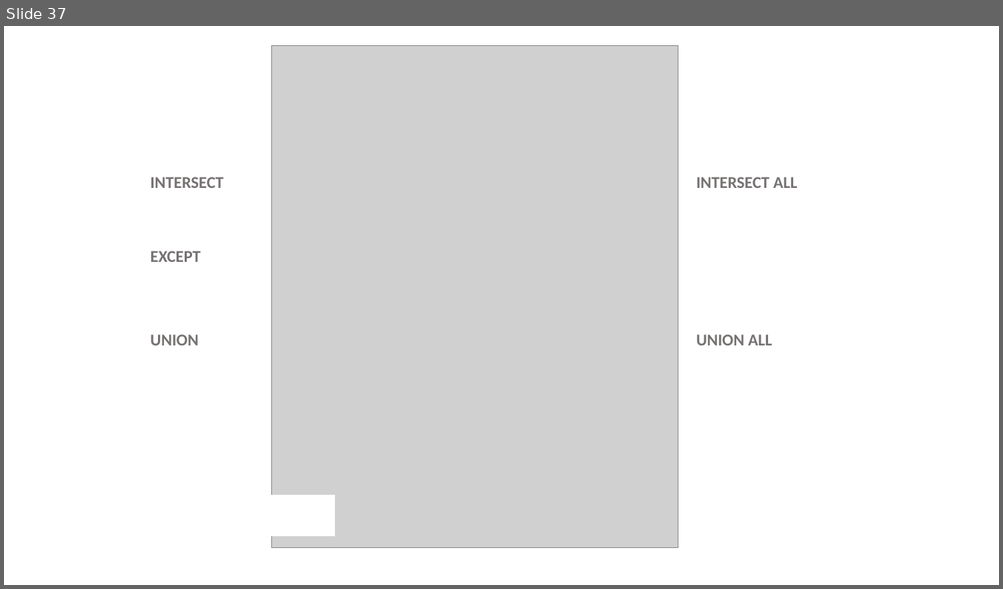
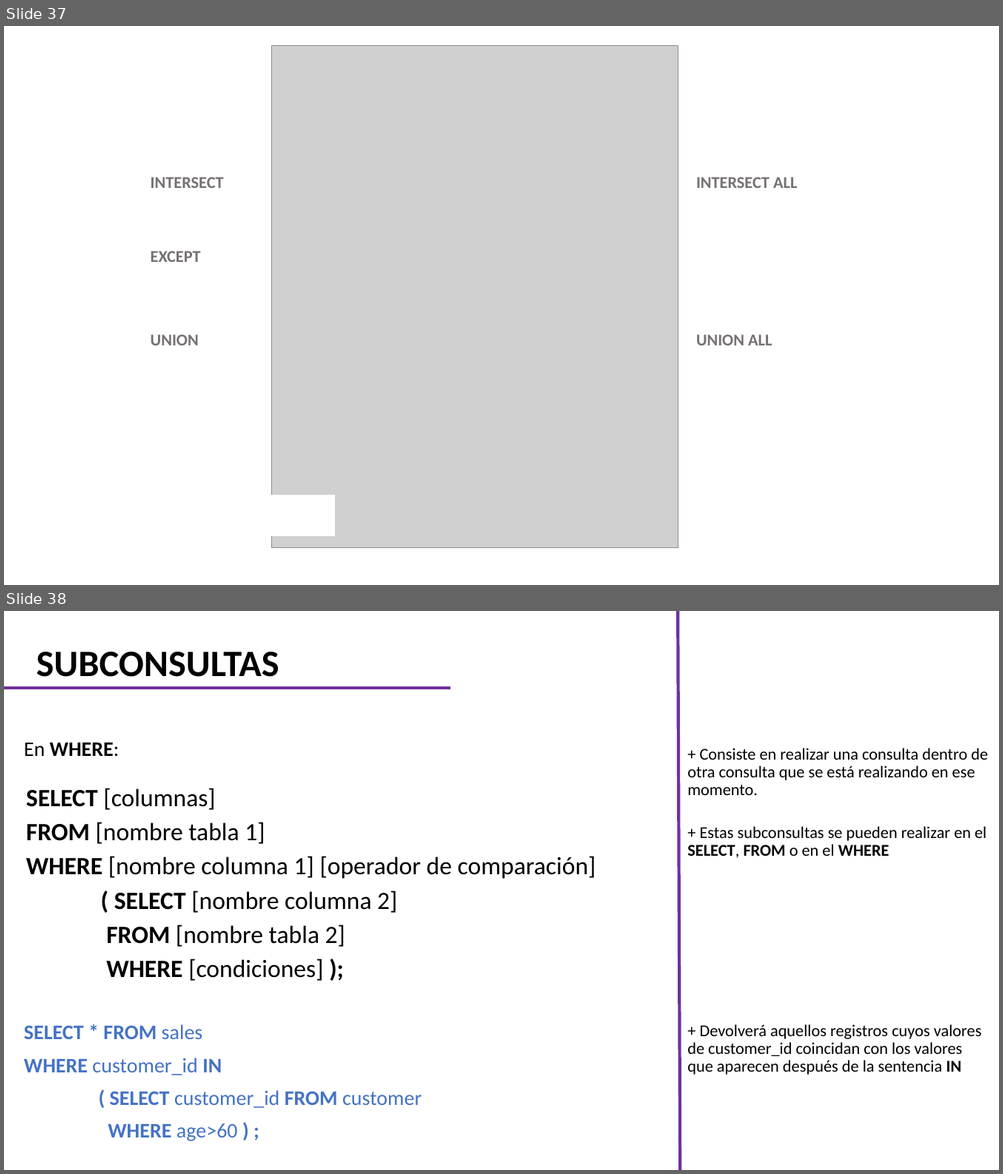
Before and after one commit to CarlosCamposs/Curso-AABD_SQL, a slide deck: Curso AABD-SQL (Notas).pptx. Shown one above the other, each under a label of ours: slide 37 before the commit, slides 37 and 38 after it. The pictures are 1003x589 and 1003x1174 pixels, drawn with LibreOffice and Linux fonts; fonts in the diff are those of the drawing; grey boxes stand for pictures. Boxes give left, top, right and bottom in pixels: in the first picture for what was removed or moved away, otherwise in the second. Text is boxed around its words. In the diff, an @@ line names an element or a change of style, - is before the commit and + after.

```diff
--- a/Curso AABD-SQL (Notas).pptx
+++ b/Curso AABD-SQL (Notas).pptx
@@ slide 38 added at (x1=4, y1=611, x2=999, y2=1170), background #FFFFFF @@
@@ line added from (680, 1170) to (677, 611), #7030A0 3 pt @@
@@ title added at (x1=37, y1=652, x2=279, y2=677), 36 pt, text #000000, bold @@
+SUBCONSULTAS
@@ line added from (4, 689) to (450, 689), #7030A0 3 pt @@
@@ text added at (x1=24, y1=742, x2=119, y2=757), 20 pt, text #000000, bold @@
+En WHERE:
@@ text added at (x1=687, y1=748, x2=987, y2=795), 16 pt, text #000000 @@
++ Consiste en realizar una consulta dentro de otra consulta que se está realizando en ese momento.
@@ subtitle added at (x1=26, y1=788, x2=596, y2=981), 24 pt, text #000000 @@
+SELECT [columnas]
+FROM [nombre tabla 1]
+WHERE [nombre columna 1] [operador de comparación]
+( SELECT [nombre columna 2]
+FROM [nombre tabla 2]
+WHERE [condiciones] );
@@ text added at (x1=687, y1=826, x2=986, y2=858), 16 pt, text #000000 @@
++ Estas subconsultas se pueden realizar en el SELECT, FROM o en el WHERE
@@ text added at (x1=24, y1=1025, x2=421, y2=1142), 20 pt, text #4472C4 @@
+SELECT * FROM sales
+WHERE customer_id IN
+( SELECT customer_id FROM customer
+WHERE age>60 ) ;
@@ text added at (x1=687, y1=1025, x2=982, y2=1075), 16 pt, text #000000 @@
++ Devolverá aquellos registros cuyos valores de customer_id coincidan con los valores que aparecen después de la sentencia IN
```
Also in this commit, not shown: 2 slides changed, 4 other slides added, 1 slide removed.
